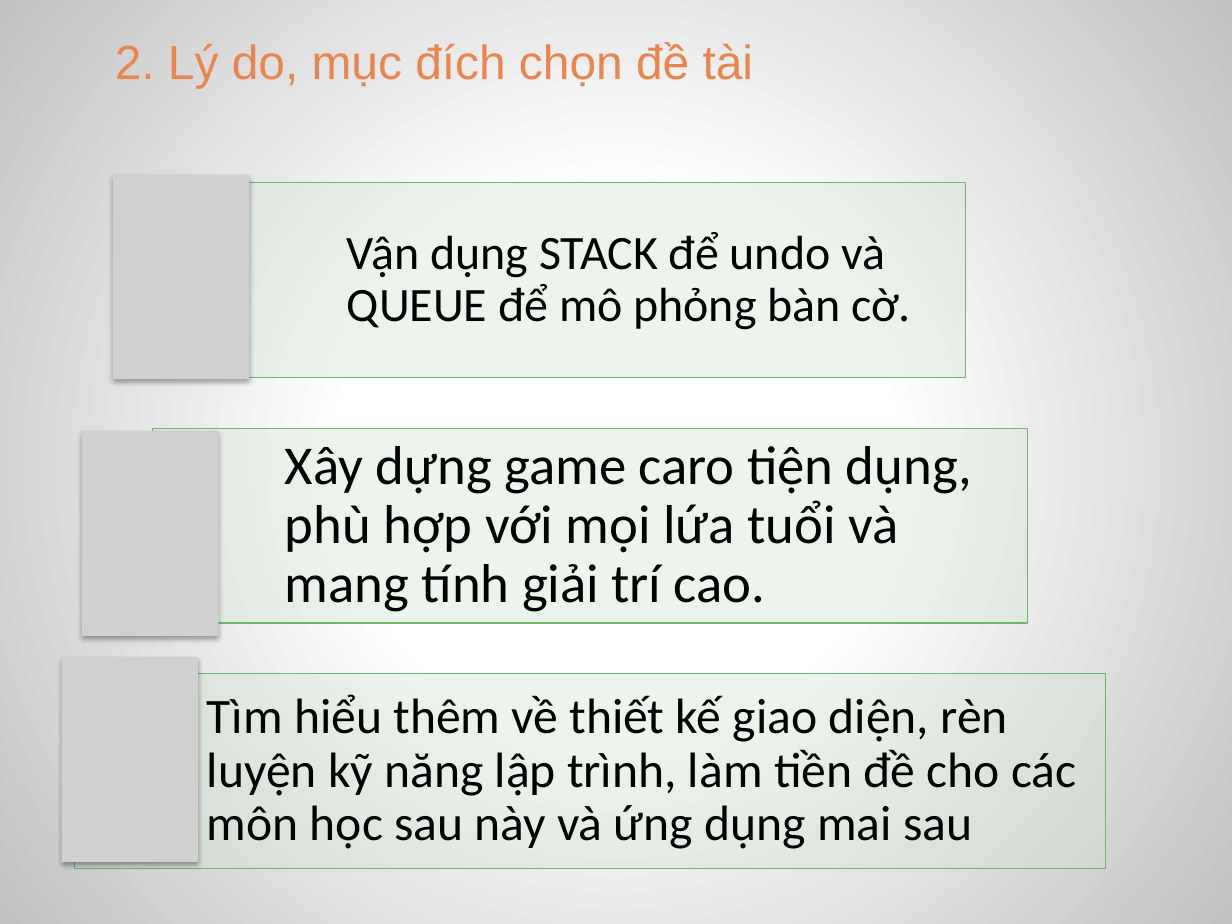
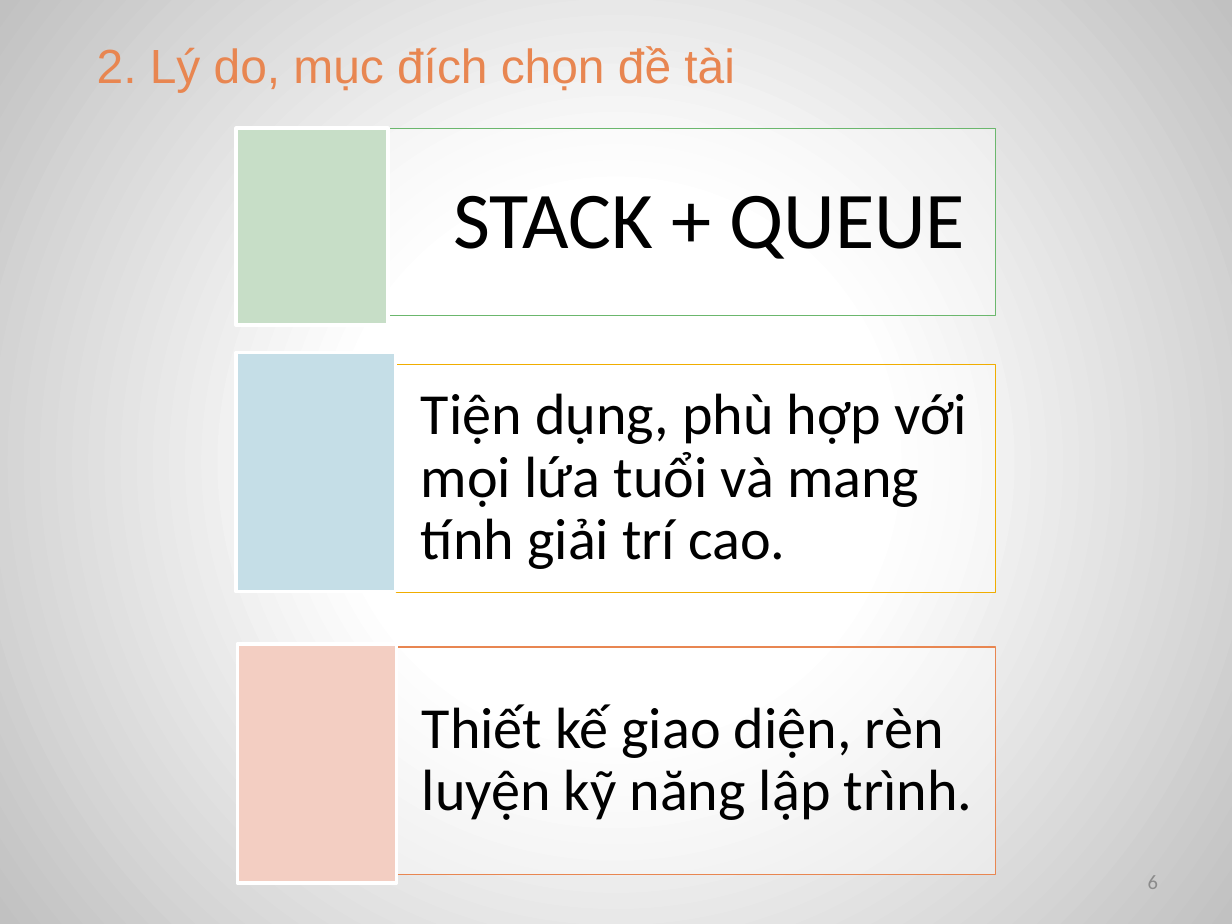
Before and after one commit to MrXiX/CARO-2-NGUOI, a slide deck: slide 6 of doancarohki1819.pptx (slide 5 before the commit). Drawn at 1232x924 pixels with LibreOffice and Linux fonts; fonts in the diff are those of the drawing; grey boxes stand for pictures. Boxes give left, top, right and bottom in pixels: in the first picture for what was removed or moved away, otherwise in the second. Text is boxed around its words. In the diff, an @@ line names an element or a change of style, - is before the commit and + after.

```diff
--- a/doancarohki1819.pptx
+++ b/doancarohki1819.pptx
@@ text "2. Lý do, mục đích ...": place and size @@
-text "2. Lý do, mục đích ..." at [115,42,754,88]
+text "2. Lý do, mục đích ..." at [97,46,735,92]
@@ rectangle added at [237,128,388,325], fill #C7DFC8, outline #FFFFFF 2 pt @@
@@ rectangle: place and size @@
-rectangle at [214,182,965,377]
+rectangle at [308,128,995,315]
@@ rectangle at [308,128,995,315]: fill #D4E6D4 at 40% opacity to #FFFFFF at 40% opacity @@
@@ text added at [453,195,966,259], 47 pt, text #000000 @@
+STACK + QUEUE
@@ rectangle added at [237,352,395,591], fill #C5DEE7, outline #FFFFFF 2 pt @@
@@ rectangle: place and size @@
-rectangle at [153,429,1027,623]
+rectangle at [266,365,995,593]
@@ rectangle at [266,365,995,593]: fill #D4E6D4 at 40% opacity to #FFFFFF at 40% opacity; outline #6BB76D 0.75 pt to #F0AD00 0.75 pt @@
@@ text at [421,393,967,569]: text changed; size 32 to 34 pt @@
-Xây dựng game caro tiện dụng, phù hợp với mọi lứa tuổi và mang tính giải trí cao.
+Tiện dụng, phù hợp với mọi lứa tuổi và mang tính giải trí cao.
@@ group removed at [62,175,911,861]: 3 pictures, 1 text @@
-Vận dụng STACK để undo và QUEUE để mô phỏng bàn cờ.
@@ rectangle added at [238,644,397,883], fill #F4CEC2, outline #FFFFFF 2 pt @@
@@ rectangle: place and size @@
-rectangle at [75,674,1106,869]
+rectangle at [267,647,995,875]
@@ rectangle at [267,647,995,875]: fill #D4E6D4 at 40% opacity to #FFFFFF at 40% opacity; outline #6BB76D 0.75 pt to #E88651 0.75 pt @@
@@ text at [422,704,973,820]: text changed; size 29 to 34 pt @@
-Tìm hiểu thêm về thiết kế giao diện, rèn luyện kỹ năng lập trình, làm tiền đề cho các môn học sau này và ứng dụng mai sau
+Thiết kế giao diện, rèn luyện kỹ năng lập trình.
@@ page number added at [1148,875,1158,889], 12 pt, text #8C8C8C @@
+6
```
Also in this commit, not shown: 22 other slides changed, 5 slides added, 3 slides removed, 8 other files.
